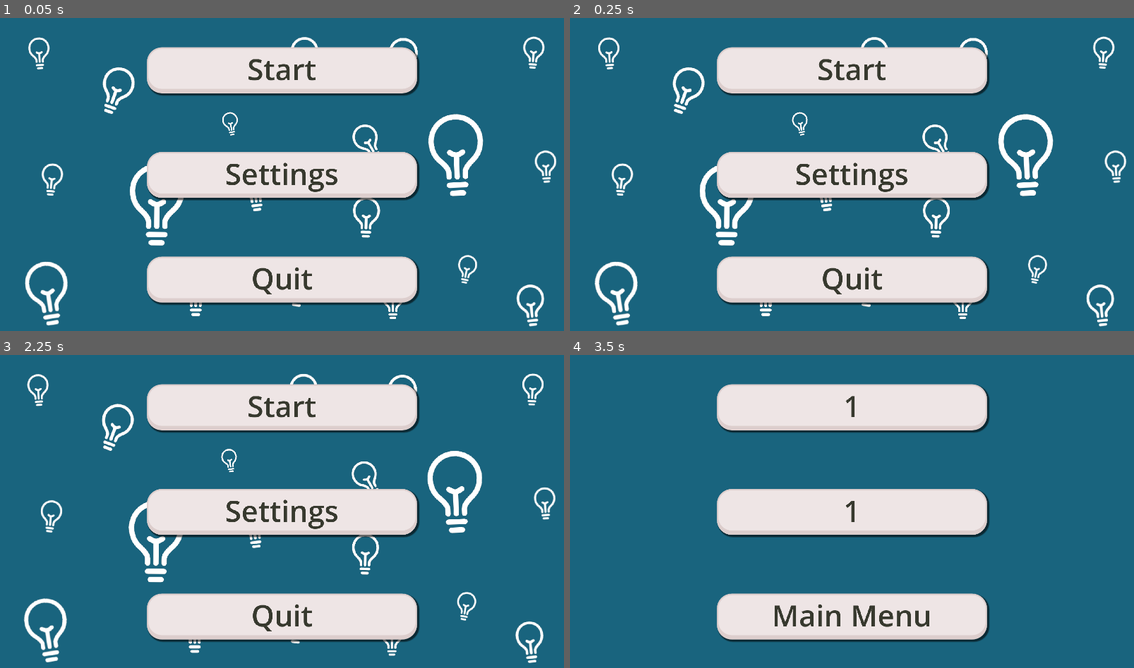
Above: before the commit, frames 1-4 (two rows, left to right).
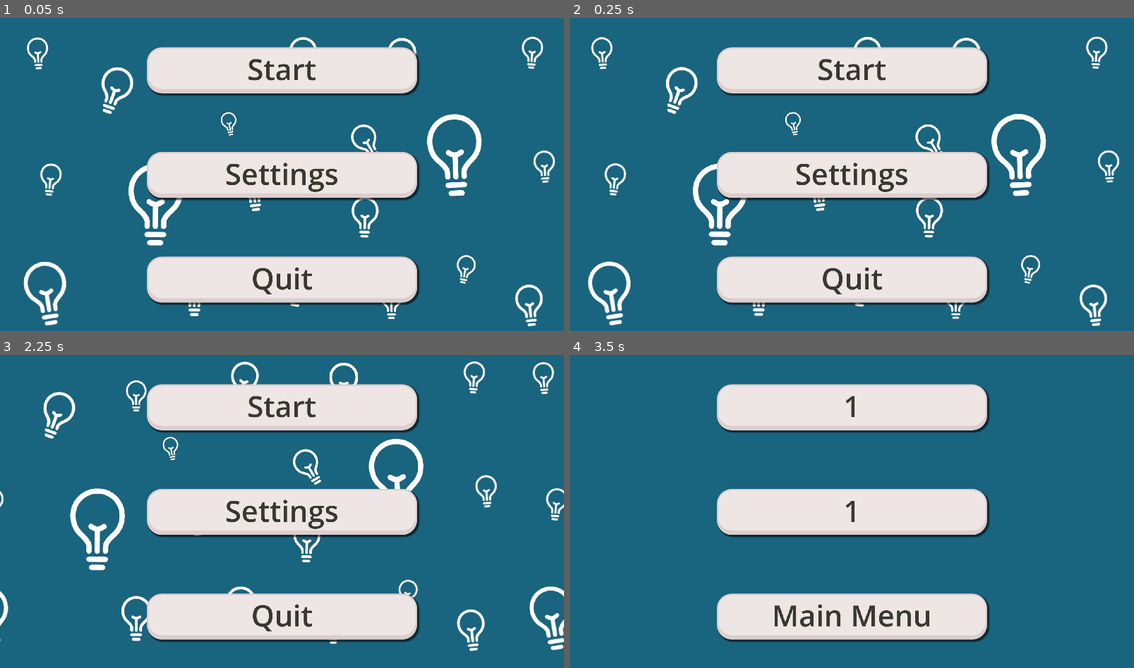
Above: after the commit, the same moments.

Repository: mosusg/brainrot-translator
Game: Godot game, scene res://scenes/menu.tscn
Two runs of this game, one before a commit and one after it. Both use one fixed random seed, a clock stepped at 60 frames per second and the inputs below.
Inputs:
- Up to frame 1 (0.05 s): no input
- Up to frame 2 (0.25 s): no input
- Up to frame 3 (2.25 s): click "Start" at 0.5 s; click "1" at 1.25 s; click "Main Menu" at 2 s
- Up to frame 4 (3.5 s): click "Start" at 2.75 s

The runs differ from the first frame. In frame 1, 3.0% of the frame differs, in the area x 4-99%, y 5-99%; in frame 2, 6.2%; in frame 3, 7.8%, in the area x 0-100%, y 2-99%; in frame 4, nothing differs.

Commit message:
scroll fix

Diff:
--- a/scenes/app.tscn
+++ b/scenes/app.tscn
@@ -15,11 +15,13 @@
 
 [node name="ColorRect" type="ColorRect" parent="."]
 custom_minimum_size = Vector2(1920, 1080)
+layout_mode = 0
 offset_right = 1920.0
 offset_bottom = 1080.0
 color = Color(0.0980392, 0.392157, 0.494118, 1)
 
 [node name="CenterContainer" type="CenterContainer" parent="."]
+layout_mode = 0
 offset_top = 100.0
 offset_right = 1920.0
 offset_bottom = 935.0
--- a/scenes/menu.tscn
+++ b/scenes/menu.tscn
@@ -8,8 +8,6 @@
 
 [sub_resource type="ShaderMaterial" id="ShaderMaterial_v86rl"]
 shader = ExtResource("2_4ytvr")
-shader_parameter/scroll_speed = 0.0008
-shader_parameter/direction_change_speed = 0.05
 
 [node name="MainMenu" type="Control"]
 layout_mode = 3
@@ -24,6 +22,7 @@
 
 [node name="ColorRect" type="ColorRect" parent="."]
 custom_minimum_size = Vector2(1920, 1080)
+layout_mode = 0
 offset_right = 1920.0
 offset_bottom = 1080.0
 color = Color(0.0980392, 0.392157, 0.494118, 1)
@@ -37,6 +36,7 @@
 texture = ExtResource("3_g3eks")
 
 [node name="CenterContainer" type="CenterContainer" parent="."]
+layout_mode = 0
 offset_top = 100.0
 offset_right = 1920.0
 offset_bottom = 935.0
--- a/scenes/menuscroll.gdshader
+++ b/scenes/menuscroll.gdshader
@@ -1,10 +1,7 @@
 shader_type canvas_item;
 
-uniform float scroll_speed = 0.05;
-uniform float direction_change_speed = 0.5;
-
 void vertex() {
-    float angle = sin(TIME * direction_change_speed) * 3.14159;
+    float angle = sin(TIME * .05) * 3.14159;
     vec2 direction = vec2(cos(angle), sin(angle));
-    UV += direction * scroll_speed * TIME;
+    UV += direction * .05 * TIME;
 }
